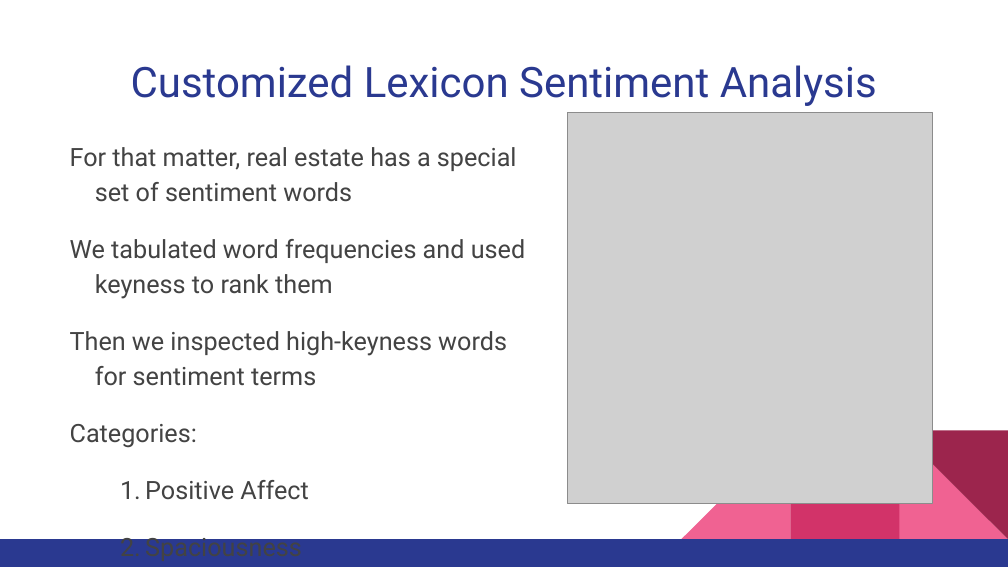
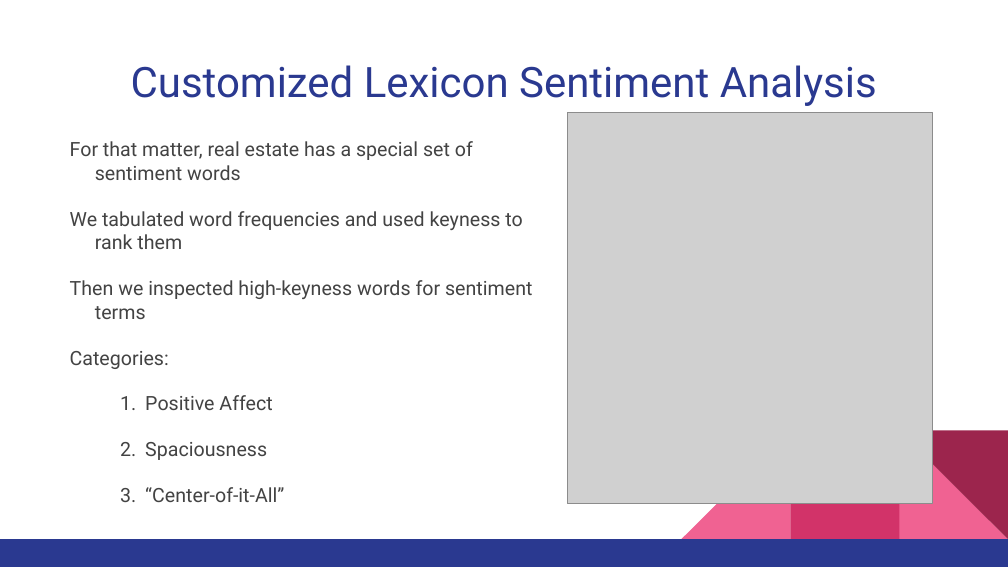
Before and after one commit to nycdatasci/bootcamp008_project, a slide deck: slide 13 of Project3-MachineLearning/xKCD/Kaggle Project Presentation.pptx. Drawn at 1008x567 pixels with LibreOffice and Linux fonts; fonts in the diff are those of the drawing; grey boxes stand for pictures. Boxes give left, top, right and bottom in pixels: in the first picture for what was removed or moved away, otherwise in the second. Text is boxed around its words. In the diff, an @@ line names an element or a change of style, - is before the commit and + after.

```diff
--- a/Project3-MachineLearning/xKCD/Kaggle Project Presentation.pptx
+++ b/Project3-MachineLearning/xKCD/Kaggle Project Presentation.pptx
@@ text "For that matter, real estate ..." at [70, 141, 532, 502]: size 18 to 14 pt; line spacing 1.15 to 1 @@
```
Also in this commit, not shown: 5 other slides changed.
